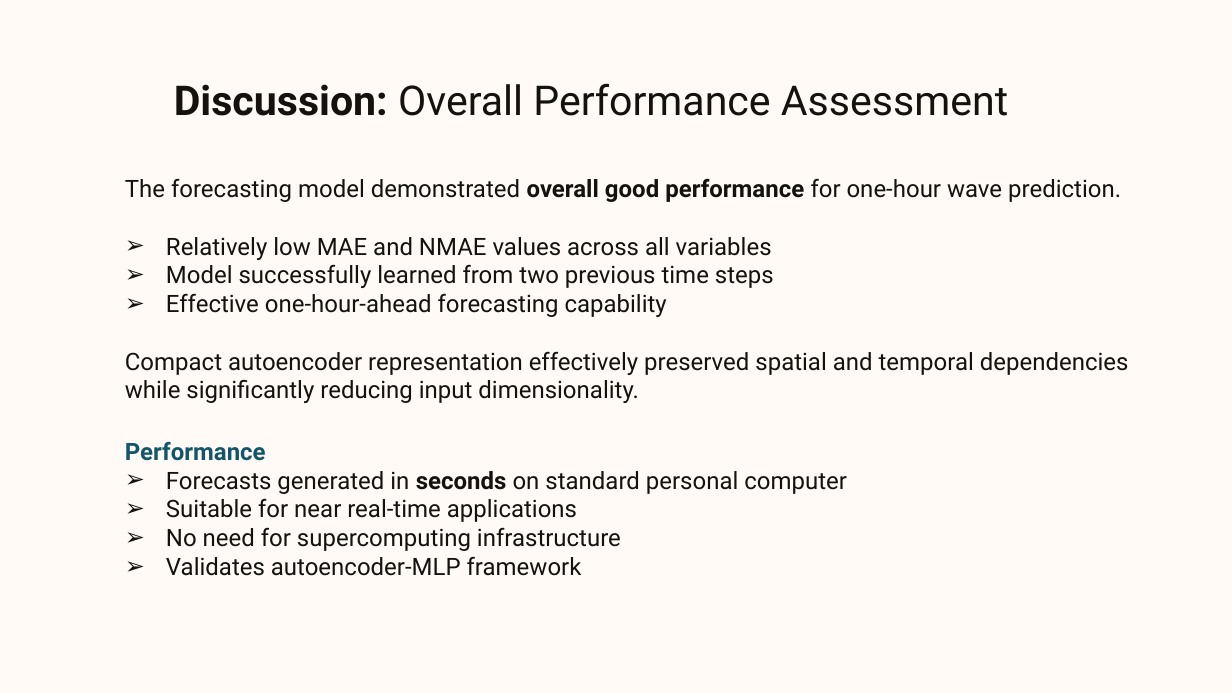
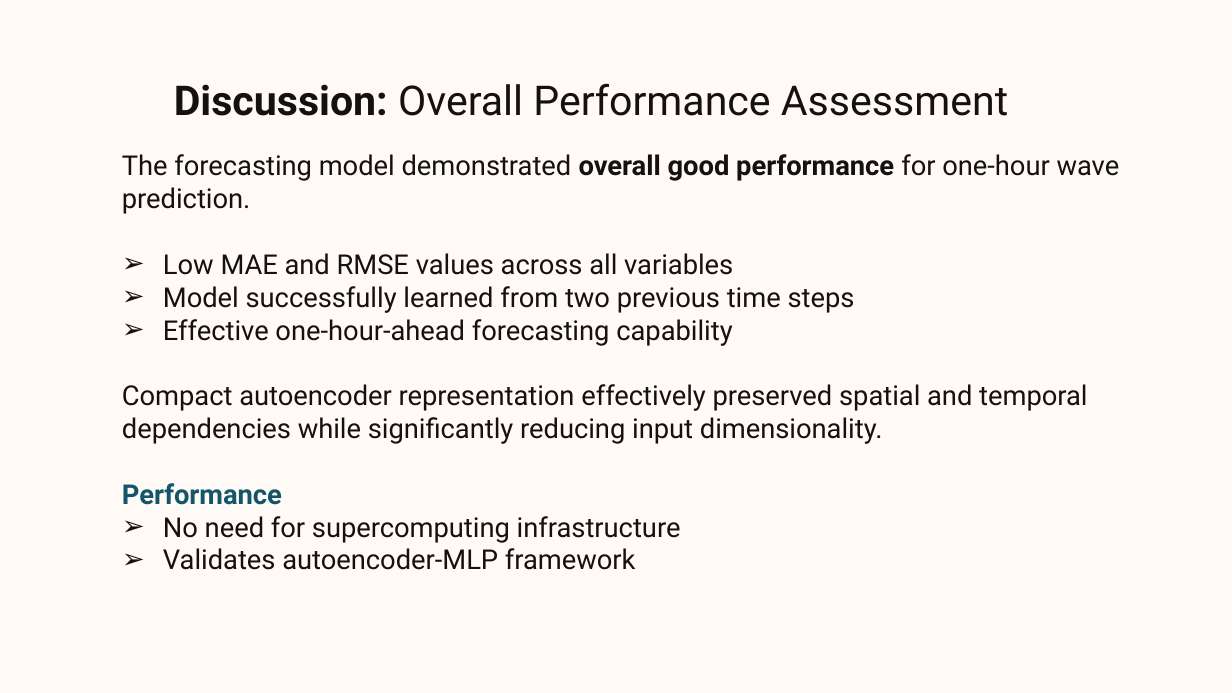
Before and after one commit to BernardoMChagas/Projeto, a slide deck: slide 26 of Wave Properties Forecasting.pptx (slide 28 before the commit). Drawn at 1232x693 pixels with LibreOffice and Linux fonts; fonts in the diff are those of the drawing; background and template pictures are left out. Boxes give left, top, right and bottom in pixels: in the first picture for what was removed or moved away, otherwise in the second. Text is boxed around its words. In the diff, an @@ line names an element or a change of style, - is before the commit and + after.

```diff
--- a/Wave Properties Forecasting.pptx
+++ b/Wave Properties Forecasting.pptx
@@ subtitle "The forecasting model demonstrated overall ...": place and size @@
-subtitle "The forecasting model demonstrated overall ..." at <box>125,178,1129,576</box>
+subtitle "The forecasting model demonstrated overall ..." at <box>122,154,1120,570</box>
@@ subtitle at <box>122,154,1120,570</box>: size 14 to 16 pt @@
@@ subtitle at <box>163,253,733,275</box>: text changed; size 14 to 16 pt @@
-➢ Relatively low MAE and NMAE values across all variables
+➢ Low MAE and RMSE values across all variables
@@ subtitle at <box>166,471,847,522</box>: paragraphs removed @@
-➢ Forecasts generated in seconds on standard personal computer
-➢ Suitable for near real-time applications
```
Also in this commit, not shown: 18 other slides changed, 3 slides added, 5 slides removed, 7 other files.
